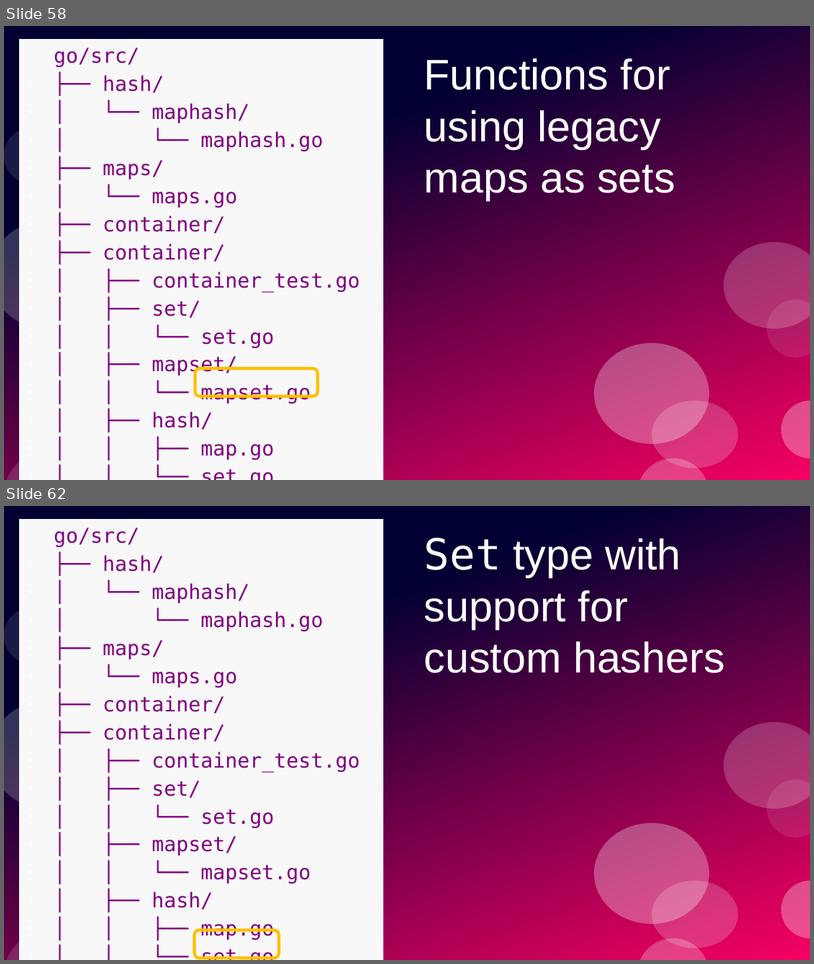
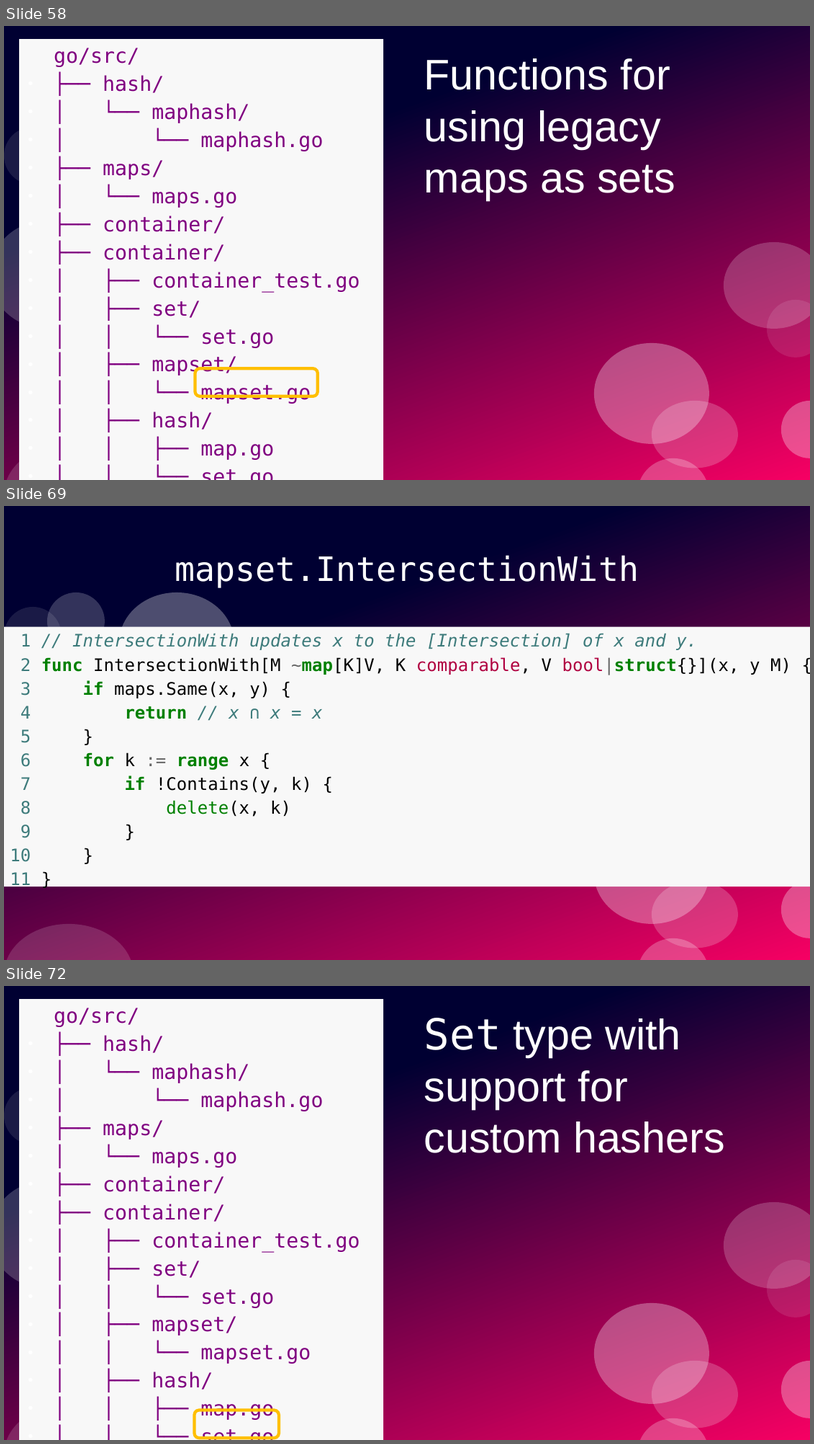
Before and after one commit to ramalho/sets-in-go, a slide deck: sets-in-go.odp. Shown one above the other, each under a label of ours: slides 58 and 62 before the commit, slides 58, 69 and 72 after it; the slides between them are not shown. The pictures are 814x964 and 814x1444 pixels, drawn with LibreOffice and Linux fonts; fonts in the diff are those of the drawing. Boxes give left, top, right and bottom in pixels: in the first picture for what was removed or moved away, otherwise in the second. Text is boxed around its words. In the diff, an @@ line names an element or a change of style, - is before the commit and + after.

```diff
--- a/sets-in-go.odp
+++ b/sets-in-go.odp
@@ slide 69 added at (4, 506, 810, 960), background #FFFFFF; not listed: 10 template elements that a slide beside it also shows @@
@@ title added at (175, 555, 639, 588), 33 pt, text #FFFFFF @@
+mapset.IntersectionWith
@@ ellipse added at (47, 592, 105, 650), fill #FFFFFF at 20% opacity @@
@@ ellipse added at (119, 592, 234, 693), fill #FFFFFF at 30% opacity @@
@@ text added at (4, 627, 810, 886), fill #F8F8F8, 17 pt, text #000000 @@
+1 // IntersectionWith updates x to the [Intersection] of x and y.
+2 func IntersectionWith[M ~map[K]V, K comparable, V bool|struct{}](x, y M) {
+3 if maps.Same(x, y) {
+4 return // x ∩ x = x
+5 }
+6 for k := range x {
+7 if !Contains(y, k) {
+8 delete(x, k)
+9 }
+10 }
+11 }
@@ what was slide 62 is now slide 72 @@
```
Also in this commit, not shown: 3 slides changed, 10 other slides added, 5 other files.
